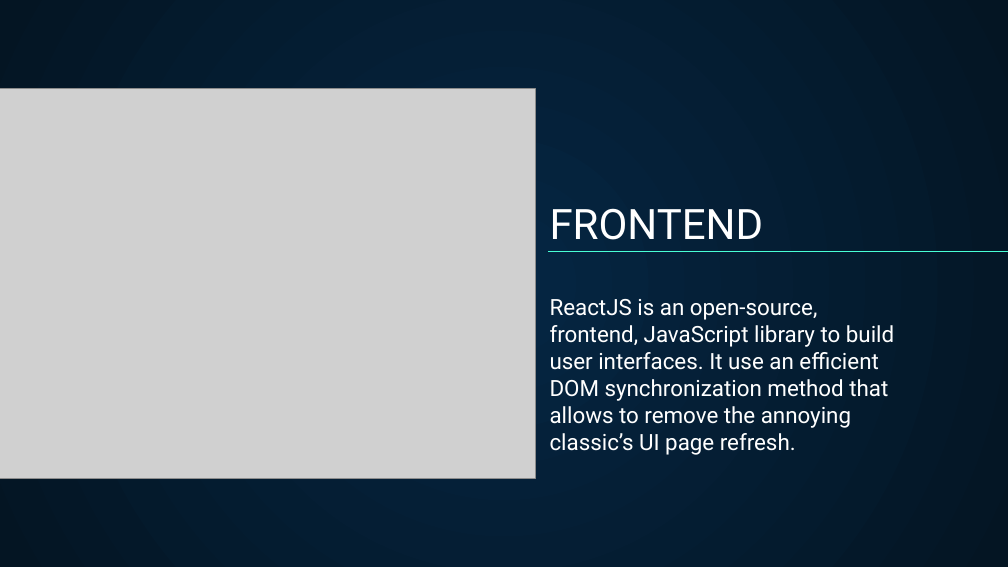
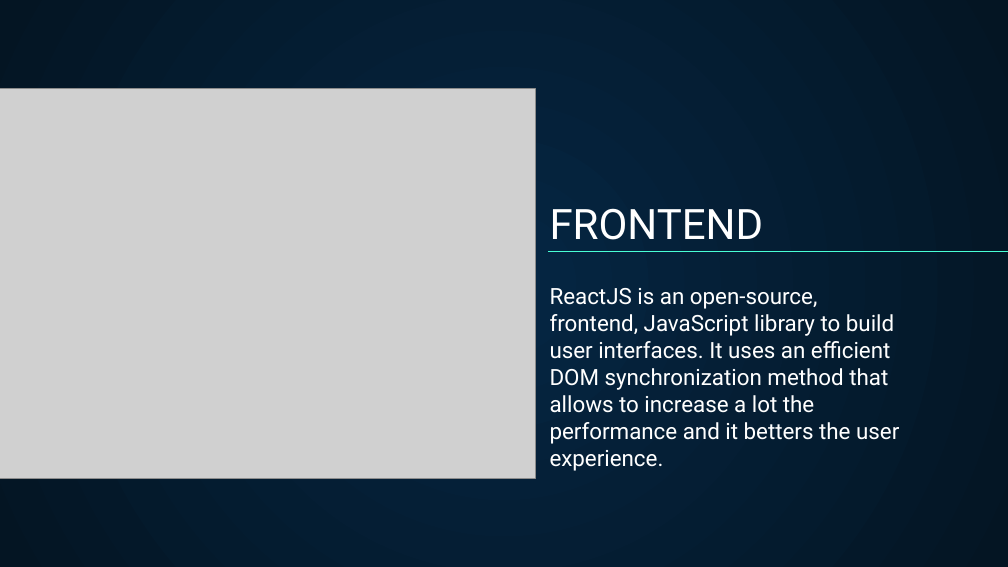
Before and after one commit to andberto/DNSolver, a slide deck: slide 3 of DNSolver.pptx. Drawn at 1008x567 pixels with LibreOffice and Linux fonts; fonts in the diff are those of the drawing; grey boxes stand for pictures. Boxes give left, top, right and bottom in pixels: in the first picture for what was removed or moved away, otherwise in the second. Text is boxed around its words. In the diff, an @@ line names an element or a change of style, - is before the commit and + after.

```diff
--- a/DNSolver.pptx
+++ b/DNSolver.pptx
@@ subtitle at [550,288,899,444]: text changed @@
-ReactJS is an open-source, frontend, JavaScript library to build user interfaces. It use an efficient DOM synchronization method that allows to remove the annoying classic’s UI page refresh.
+ReactJS is an open-source, frontend, JavaScript library to build user interfaces. It uses an efficient DOM synchronization method that allows to increase a lot the performance and it betters the user experience.
```
Also in this commit, not shown: 5 other slides changed, 1 other file.
